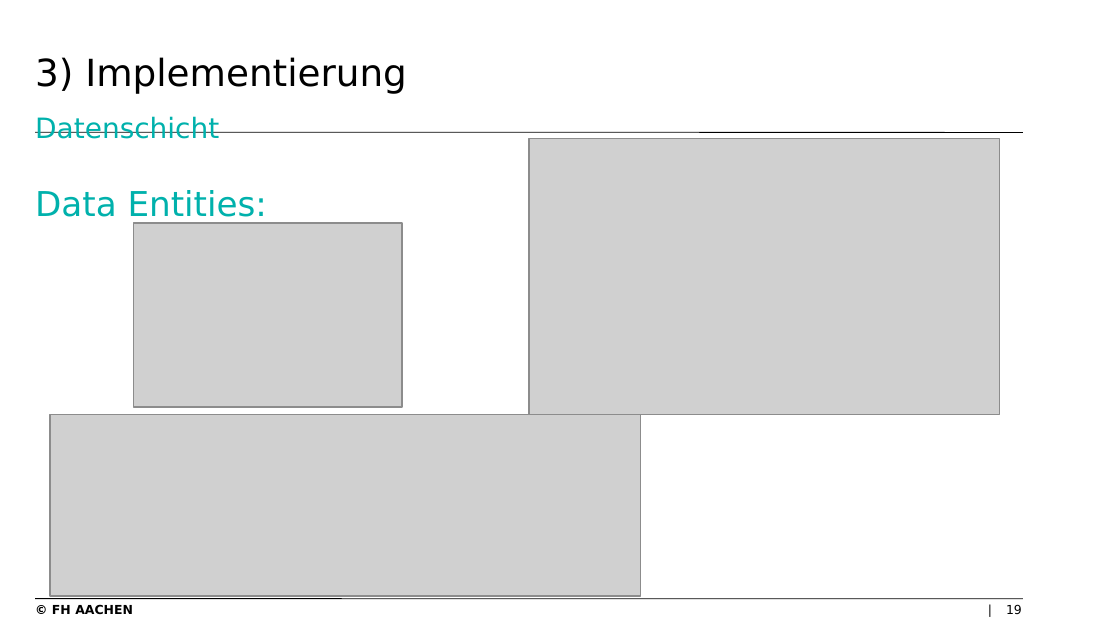
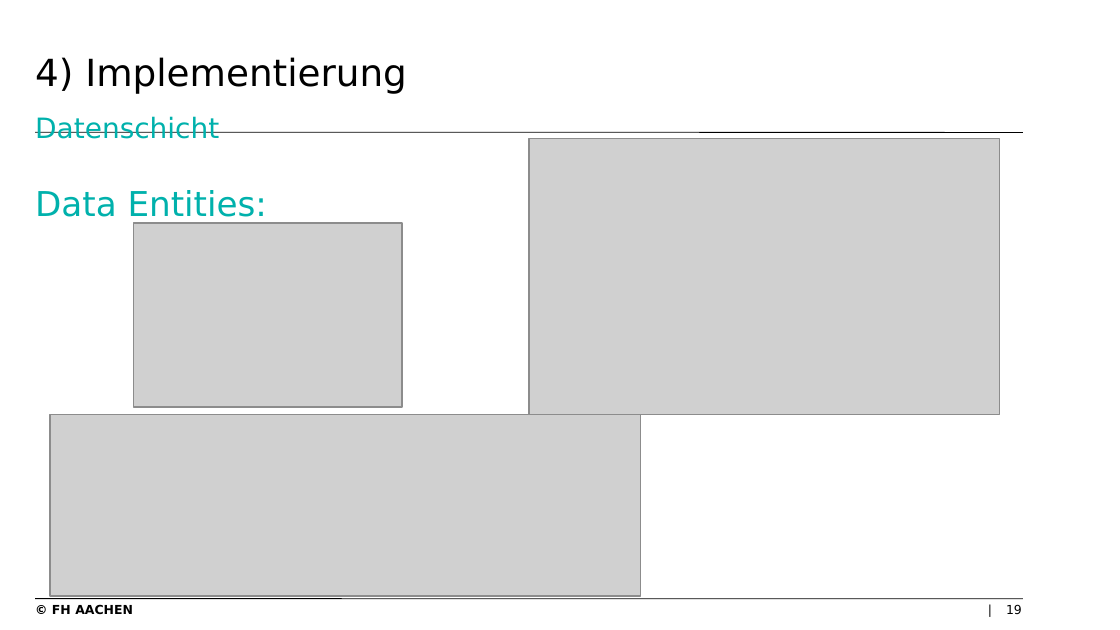
Before and after one commit to levithas/Bachelorprojekt, a slide deck: slide 19 of Dokumentation/Präsentation.pptx. Drawn at 1120x630 pixels with LibreOffice and Linux fonts; fonts in the diff are those of the drawing; grey boxes stand for pictures; background and template pictures are left out. Boxes give left, top, right and bottom in pixels: in the first picture for what was removed or moved away, otherwise in the second. Text is boxed around its words. In the diff, an @@ line names an element or a change of style, - is before the commit and + after.

```diff
--- a/Dokumentation/Präsentation.pptx
+++ b/Dokumentation/Präsentation.pptx
@@ title at [35, 57, 407, 139]: text changed @@
-3) Implementierung
-Datenschicht
+4) Implementierung
+Datenschicht
```
Also in this commit, not shown: 22 other slides changed.
